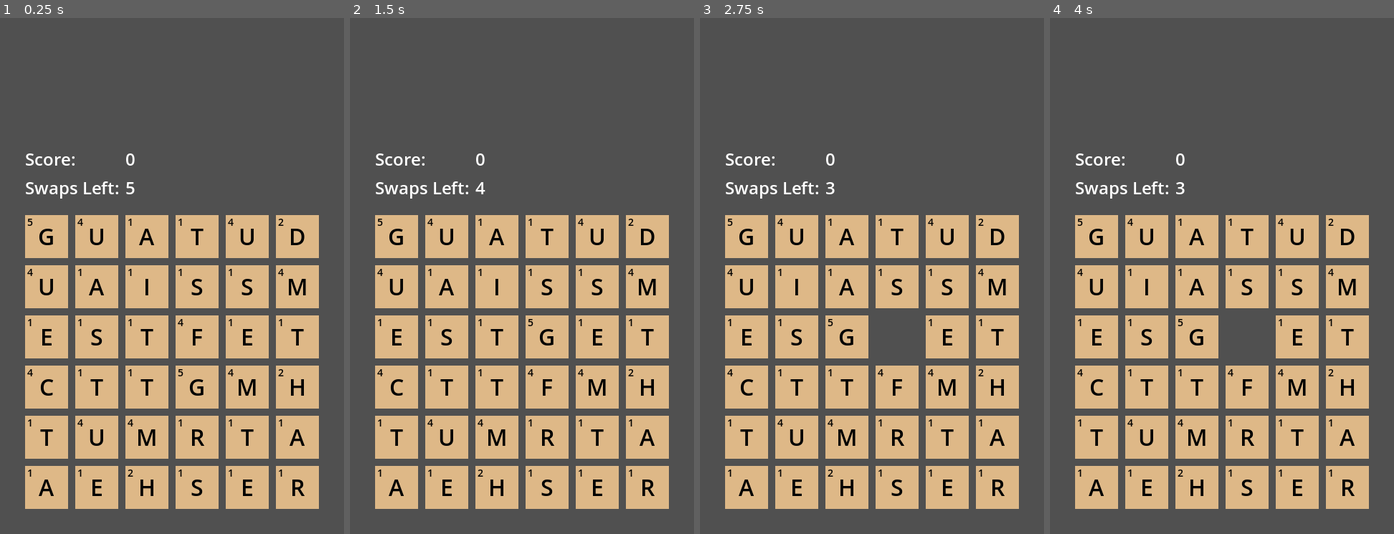
Above: before the commit, frames 1-4 (left to right).
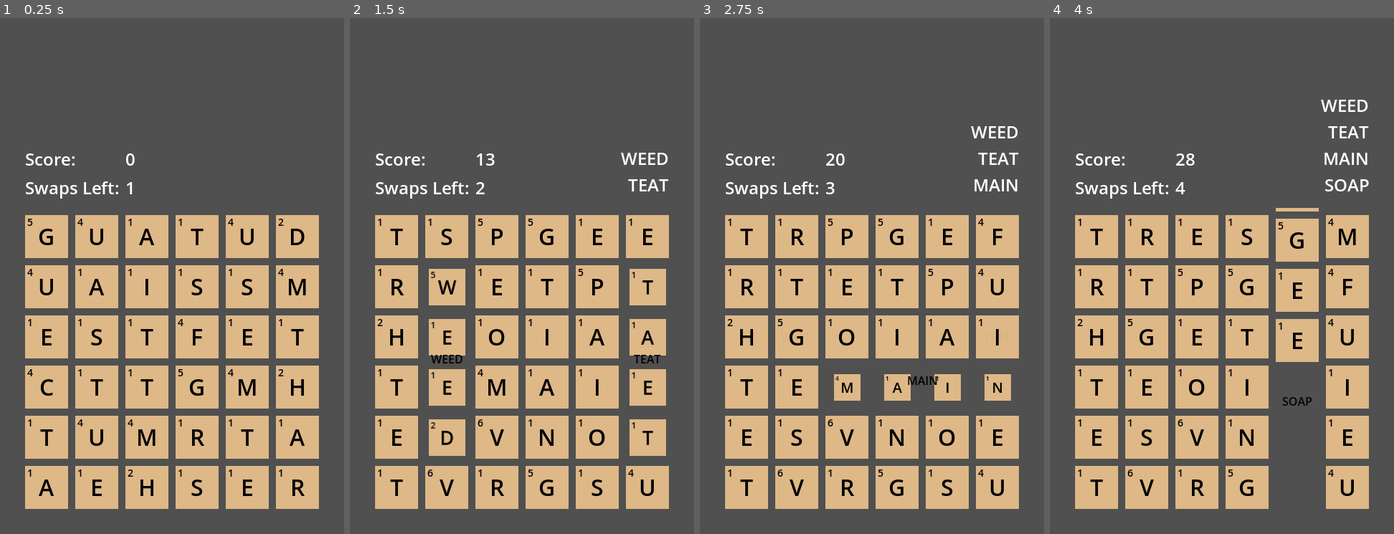
Above: after the commit, the same moments.

Repository: shymmetry/word_game
Game: Godot game, scene res://main.tscn
Same seed, same stepped clock (60 frames per second), same inputs: the game is played once before the commit and once after it.
Inputs (mouse positions are in pixels of both pictures, inside the frame that each line leads up to):
- Up to frame 1 (0.25 s): no input
- Up to frame 2 (1.5 s): tap Enter at 0.5 s; drag from (522, 363) to (556, 162) at 0.52 s; click (522, 322) at 1.25 s, where only the run after the commit has a clickable "RESTART"
- Up to frame 3 (2.75 s): drag from (803, 301) to (872, 363) at 2.02 s
- Up to frame 4 (4 s): move the mouse to (1256, 162) at 2.77 s; click (1256, 162) at 2.92 s; drag from (1204, 379) to (1118, 198) at 3.52 s

The runs differ from the first frame. In frame 1, less than 0.1% of the frame differs, in the area x 36-40%, y 31-35%; in frame 2, 6.1%; in frame 3, 7.0%; in frame 4, 8.3%, in the area x 7-93%, y 15-96%.

Commit message:
globals and restarting

Diff:
--- /dev/null
+++ b/RestartButton.gd
@@ -0,0 +1,8 @@
+extends Button
+
+# Called when the node enters the scene tree for the first time.
+func _ready():
+	pressed.connect(self._button_pressed)
+
+func _button_pressed():
+	Signals.emit_signal("StartGame")
--- a/ScoreArea.gd
+++ b/ScoreArea.gd
@@ -2,8 +2,6 @@
 
 const Letters = preload("res://const/letters.gd")
 
-var score = 0
-var swaps = 5
 var matched_words = []
 var swap_bonus = {
 	4: 1,
@@ -18,8 +16,8 @@
 
 # Called when the node enters the scene tree for the first time.
 func _ready():
-	$ScoreNumber.text = str(score)
-	$SwapsNumber.text = str(swaps)
+	$ScoreNumber.text = str(Globals.score)
+	$SwapsNumber.text = str(Globals.swaps)
 
 # Called every frame. 'delta' is the elapsed time since the previous frame.
 func _process(delta):
@@ -31,14 +29,14 @@
 	for char in word:
 		score_up += Letters.letter_scores.get(char)
 	score_up = score_up * word_length_score_multiplier.get(word.length())
-	score += score_up
-	$ScoreNumber.text = str(score)
+	Globals.score += score_up
+	$ScoreNumber.text = str(Globals.score)
 
 	# Update swap count
 	var bonus = swap_bonus.get(word.length())
 	assert(bonus)
-	swaps += bonus
-	$SwapsNumber.text = str(swaps)
+	Globals.swaps += bonus
+	$SwapsNumber.text = str(Globals.swaps)
 
 	# Update words display
 	var new_matched_words = [word]
@@ -50,8 +48,5 @@
 	$Words.text = display_words
 
 func count_swap():
-	swaps -= 1
-	$SwapsNumber.text = str(swaps)
-
-func can_swap():
-	return swaps > 0
+	Globals.swaps -= 1
+	$SwapsNumber.text = str(Globals.swaps)
--- a/Signals.gd
+++ b/Signals.gd
@@ -2,3 +2,5 @@
 
 signal ExplodeFinished
 signal DropFinished
+signal StartGame
+signal FindAndRemoveWords
--- a/TileGrid.gd
+++ b/TileGrid.gd
@@ -5,19 +5,11 @@
 const EnglishDict = preload("res://scripts/dict.gd")
 const Letters = preload("res://const/letters.gd")
 
-const rows = 6
-const cols = 6
-const tile_size = 60
-const padding = 10
-const min_word_length = 4
-
 var letter_picker_freq_total = 0
 var words = EnglishDict.new().words
-var tiles = []
 var exploding_points = {}
 var exploding_tiles_done = 0
 var dropping_tiles_done = 0
-var idle = false
 
 func _init():
 	# Populate letter probability selector
@@ -31,112 +23,27 @@
 	remove_all_words()
 	Signals.connect('ExplodeFinished', explode_finished)
 	Signals.connect('DropFinished', drop_finished)
+	Signals.connect('StartGame', reset)
+	Signals.connect('FindAndRemoveWords', remove_all_words)
 
 func init_tiles():
-	for col in range(0, cols):
+	Globals.tiles = []
+	for col in range(0, Globals.cols):
 		var tile_col = []
 
-		for row in range(0, rows):
+		for row in range(0, Globals.rows):
 			var tile = create_tile(col, row)
 			tile_col.append(tile)
 
-		tiles.append(tile_col)
-
-var lifted = null
-var lifted_point = null
-var lifted_position = null
-var swap_tile = null
-var swap_position = null
-var swap_direction = null
-
-func _input_event(viewport, event, shape_idx):
-	# Handle mouse for picking up a tile
-	if event is InputEventMouseButton:
-		var can_swap = idle and $"../../ScoreArea".can_swap()
-		if event.button_index == MOUSE_BUTTON_LEFT and event.pressed and can_swap:
-			lifted_point = get_local_mouse_position()
-			lifted = get_tile_at_point(lifted_point)
-			lifted_position = lifted.position
-
-func _unhandled_input(event):
-	# Handle mouse for putting down a tile
-	if event is InputEventMouseButton and not event.pressed:
-		if !swap_tile: return
-		var xdif = get_local_mouse_position().x - lifted_point.x
-		var ydif = get_local_mouse_position().y - lifted_point.y
-		var max_dif = max(abs(xdif), abs(ydif))
-		var min_dist = (tile_size + padding) / 2
-		if max_dif > min_dist:
-			var lifted_col = lifted.col
-			var lifted_row = lifted.row
-			tiles[lifted_col][lifted_row] = swap_tile
-			tiles[swap_tile.col][swap_tile.row] = lifted
-			lifted.col = swap_tile.col; lifted.row = swap_tile.row
-			swap_tile.col = lifted_col; swap_tile.row = lifted_row
-			lifted.position = swap_position
-			swap_tile.position = lifted_position
-			$"../../ScoreArea".count_swap()
-			remove_all_words()
-		else:
-			lifted.position = lifted_position
-			swap_tile.position = swap_position
-		lifted = null; lifted_point = null; lifted_position = null
-		swap_tile = null; swap_position = null; swap_direction = null
-
-	# Handle mouse movement for dragging tiles
-	if lifted and event is InputEventMouseMotion:
-		var xdif = get_local_mouse_position().x - lifted_point.x
-		var ydif = get_local_mouse_position().y - lifted_point.y
-		if abs(xdif) > abs(ydif):
-			if xdif > 0: #right
-				if lifted.col == cols - 1: return
-				if swap_direction != "right":
-					swap_direction = "right"
-					if swap_tile:
-						swap_tile.position = swap_position
-					swap_tile = tiles[lifted.col+1][lifted.row]
-					swap_position = swap_tile.position
-			else: #left
-				if lifted.col == 0: return
-				if swap_direction != "left":
-					swap_direction = "left"
-					if swap_tile:
-						swap_tile.position = swap_position
-					swap_tile = tiles[lifted.col-1][lifted.row]
-					swap_position = swap_tile.position
-			var move = min(abs(xdif), tile_size + padding) * sign(xdif)
-			lifted.position.x = lifted_position.x + move
-			lifted.position.y = lifted_position.y
-			swap_tile.position.x = swap_position.x - move
-		else:
-			if ydif > 0: #down
-				if lifted.row == rows - 1: return
-				if swap_direction != "down":
-					swap_direction = "down"
-					if swap_tile:
-						swap_tile.position = swap_position
-					swap_tile = tiles[lifted.col][lifted.row+1]
-					swap_position = swap_tile.position
-			else: #up
-				if lifted.row == 0: return
-				if swap_direction != "up":
-					swap_direction = "up"
-					if swap_tile:
-						swap_tile.position = swap_position
-					swap_tile = tiles[lifted.col][lifted.row-1]
-					swap_position = swap_tile.position
-			var move = min(abs(ydif), tile_size + padding) * sign(ydif)
-			lifted.position.x = lifted_position.x
-			lifted.position.y = lifted_position.y + move
-			swap_tile.position.y = swap_position.y - move
-
-# Called every frame. 'delta' is the elapsed time since the previous frame.
-func _process(delta):
-	pass
+		Globals.tiles.append(tile_col)
+
+func reset():
+	$"../../GameOverCL/GameOver".hide()
+	get_tree().reload_current_scene()
 
 func remove_all_words():
 	print("Checking for words")
-	idle = false
+	Globals.idle = false
 	var found_words = get_all_words()
 	exploding_points = {}
 	for word in found_words:
@@ -158,13 +65,16 @@
 	if exploding_points.size() > 0:
 		# Remove all the points that were matched
 		for point in exploding_points:
-			var tile = tiles[point.x][point.y]
+			var tile = Globals.tiles[point.x][point.y]
 			tile.explode()
 			exploding_tiles_done += 1
-			tiles[point.x][point.y] = null
+			Globals.tiles[point.x][point.y] = null
 	else:
 		# The effective end of the word checking loop.
-		idle = true
+		if Globals.swaps <= 0:
+			$"../../GameOverCL/GameOver/VBoxContainer/Score".text = "Score: %s" % Globals.score
+			$"../../GameOverCL/GameOver".show()
+		Globals.idle = true
 
 func center_of_points(points):
 	var point1 = points[0]
@@ -173,8 +83,8 @@
 	# 1 to center the point.
 	# Subtract half of size from the end to center
 	# Add half of padding to account for sides of tile grid
-	var x = (abs(point1.x+point2.x+1)/2.0)*(tile_size+padding)-40+padding/2
-	var y = (abs(point1.y+point2.y+1)/2.0)*(tile_size+padding)-20+padding/2
+	var x = (abs(point1.x+point2.x+1)/2.0)*(Globals.tile_size+Globals.padding)-40+Globals.padding/2
+	var y = (abs(point1.y+point2.y+1)/2.0)*(Globals.tile_size+Globals.padding)-20+Globals.padding/2
 	return Vector2(x, y)
 
 func explode_finished():
@@ -182,7 +92,7 @@
 	if exploding_tiles_done == 0:
 		# Remove exploded tiles
 		for removed_point in exploding_points:
-			tiles[removed_point.x][removed_point.y] == null
+			Globals.tiles[removed_point.x][removed_point.y] == null
 
 		# Add tiles to top
 		var new_tiles = populate_tiles(exploding_points)
@@ -192,12 +102,12 @@
 func populate_tiles(removed_points: Dictionary):
 	# Adds new tiles for each given removed point. The created tiles are placed
 	# in new negative y rows.
-	var col_totals = []; col_totals.resize(cols); col_totals.fill(0)
+	var col_totals = []; col_totals.resize(Globals.cols); col_totals.fill(0)
 	for removed_point in removed_points:
 		col_totals[removed_point.x] += 1
 
 	var new_tiles = []
-	for col in cols:
+	for col in Globals.cols:
 		var new_tiles_col = []
 		for row in range(0, col_totals[col]):
 			var tile = create_tile(col, row, true)
@@ -210,8 +120,8 @@
 func drop_tiles(removed_points: Dictionary, new_tiles: Array):
 	# 2D array of the number of spaces each tile needs to drop
 	var drops = []
-	for i in range(0, cols):
-		var col = []; col.resize(rows); col.fill(0)
+	for i in range(0, Globals.cols):
+		var col = []; col.resize(Globals.rows); col.fill(0)
 		drops.append(col)
 
 	# Calculate the number of spaces each tile must fall.
@@ -222,26 +132,26 @@
 
 	# Drop the tiles
 	dropping_tiles_done = 0
-	for col in range(0, cols):
-		for row in range(rows-1, -1, -1):
+	for col in range(0, Globals.cols):
+		for row in range(Globals.rows-1, -1, -1):
 			var drop = drops[col][row]
-			var tile = tiles[col][row]
+			var tile = Globals.tiles[col][row]
 
 			if tile and drop > 0:
-				tile.drop(drop*(tile_size+padding))
+				tile.drop(drop*(Globals.tile_size+Globals.padding))
 				dropping_tiles_done += 1
 				tile.row = row+drop
-				tiles[col][row] = null
-			tiles[col][row+drop] = tile
+				Globals.tiles[col][row] = null
+			Globals.tiles[col][row+drop] = tile
 
 		var new_tiles_col = new_tiles[col]
 		for i in range(0, new_tiles_col.size()):
 			var new_tile = new_tiles_col[i]
-			new_tile.drop(new_tiles_col.size()*(tile_size+padding))
+			new_tile.drop(new_tiles_col.size()*(Globals.tile_size+Globals.padding))
 			dropping_tiles_done += 1
 
 			var row = new_tiles_col.size()-1-i
-			tiles[col][new_tiles_col.size()-1-i] = new_tile
+			Globals.tiles[col][new_tiles_col.size()-1-i] = new_tile
 
 			new_tile.row = row
 
@@ -254,8 +164,8 @@
 func get_all_words():
 	# Gets all the words on the board starting from any letter
 	var found = []
-	for col in range(0, cols):
-		for row in range(0, rows):
+	for col in range(0, Globals.cols):
+		for row in range(0, Globals.rows):
 			for dif in [[1,0],[-1,0],[0,1],[0,-1]]:
 				var word = get_word(row, col, dif[0], dif[1])
 				if word: found.append(word)
@@ -271,11 +181,11 @@
 	match xdif:
 		-1: xrange = range(x, -1, -1)
 		0: xrange = [x]
-		1: xrange = range(x, cols)
+		1: xrange = range(x, Globals.cols)
 	match ydif:
 		-1: yrange = range(y, -1, -1)
 		0: yrange = [y]
-		1: yrange = range(y, rows)
+		1: yrange = range(y, Globals.rows)
 	for col in xrange:
 		for row in yrange:
 			str += get_letter(col, row)
@@ -288,11 +198,11 @@
 	return {"str": longest_str, "points": points}
 
 func get_letter(x: int, y: int):
-	return tiles[x][y].get_node("Letter").text
+	return Globals.tiles[x][y].get_node("Letter").text
 
 func get_longest_word(str: String):
-	if str.length() < min_word_length: return null
-	for len in range(str.length(), min_word_length-1, -1):
+	if str.length() < Globals.min_word_length: return null
+	for len in range(str.length(), Globals.min_word_length-1, -1):
 		var word = str.substr(0, len)
 		if is_word(word):
 			return word
@@ -316,10 +226,10 @@
 func create_tile(col: int, row: int, new: bool = false):
 	var tile = tile_scene.instantiate()
 
-	var x = padding*(col + 1) + col*tile_size
+	var x = Globals.padding*(col + 1) + col*Globals.tile_size
 	var y = 0
-	if new: y = -1 * (padding*(row) + (row + 1)*tile_size)
-	else: y = padding*(row + 1) + row*tile_size
+	if new: y = -1 * (Globals.padding*(row) + (row + 1)*Globals.tile_size)
+	else: y = Globals.padding*(row + 1) + row*Globals.tile_size
 
 	tile.position = Vector2(x, y)
 	var char = rand_char()
@@ -331,17 +241,11 @@
 	add_child(tile)
 	return tile
 
-func get_tile_at_point(position):
-	var col = floor((position.x-padding/2) / (tile_size+padding))
-	var row = floor((position.y-padding/2) / (tile_size+padding))
-	assert(col < cols and row < rows)
-	return tiles[col][row]
-
 func print_tiles():
 	var tile_letters = []
-	for col in range(0, cols):
+	for col in range(0, Globals.cols):
 		var tile_letters_col = []
-		for row in range(0, rows):
+		for row in range(0, Globals.rows):
 			tile_letters_col.append(get_letter(col, row))
 		tile_letters.append(tile_letters_col)
 	print(tile_letters)
--- /dev/null
+++ b/TileGridContainer.gd
@@ -0,0 +1,100 @@
+extends ReferenceRect
+
+var lifted = null
+var lifted_point = null
+var lifted_position = null
+var swap_tile = null
+var swap_position = null
+var swap_direction = null
+
+# Handles all mouse input for the TileGrid
+
+func _unhandled_input(event):
+	# Handle mouse for putting down a tile
+	if event is InputEventMouseButton \
+			and event.button_index == MOUSE_BUTTON_LEFT \
+			and not event.pressed:
+		if !swap_tile: return
+		var xdif = get_local_mouse_position().x - lifted_point.x
+		var ydif = get_local_mouse_position().y - lifted_point.y
+		var max_dif = max(abs(xdif), abs(ydif))
+		var min_dist = (Globals.tile_size + Globals.padding) / 2
+		if max_dif > min_dist:
+			var lifted_col = lifted.col
+			var lifted_row = lifted.row
+			Globals.tiles[lifted_col][lifted_row] = swap_tile
+			Globals.tiles[swap_tile.col][swap_tile.row] = lifted
+			lifted.col = swap_tile.col; lifted.row = swap_tile.row
+			swap_tile.col = lifted_col; swap_tile.row = lifted_row
+			lifted.position = swap_position
+			swap_tile.position = lifted_position
+			$"../ScoreArea".count_swap()
+			Signals.emit_signal("FindAndRemoveWords")
+		else:
+			lifted.position = lifted_position
+			swap_tile.position = swap_position
+		lifted = null; lifted_point = null; lifted_position = null
+		swap_tile = null; swap_position = null; swap_direction = null
+
+	# Handle mouse for picking up a tile
+	if event is InputEventMouseButton \
+			and event.button_index == MOUSE_BUTTON_LEFT \
+			and event.pressed:
+		var can_swap = Globals.idle and Globals.swaps > 0
+		if event.button_index == MOUSE_BUTTON_LEFT and event.pressed and can_swap:
+			lifted_point = get_local_mouse_position()
+			lifted = get_tile_at_point(lifted_point)
+			lifted_position = lifted.position
+
+	# Handle mouse movement for dragging tiles
+	if lifted and event is InputEventMouseMotion:
+		var xdif = get_local_mouse_position().x - lifted_point.x
+		var ydif = get_local_mouse_position().y - lifted_point.y
+		if abs(xdif) > abs(ydif):
+			if xdif > 0: #right
+				if lifted.col == Globals.cols - 1: return
+				if swap_direction != "right":
+					swap_direction = "right"
+					if swap_tile:
+						swap_tile.position = swap_position
+					swap_tile = Globals.tiles[lifted.col+1][lifted.row]
+					swap_position = swap_tile.position
+			else: #left
+				if lifted.col == 0: return
+				if swap_direction != "left":
+					swap_direction = "left"
+					if swap_tile:
+						swap_tile.position = swap_position
+					swap_tile = Globals.tiles[lifted.col-1][lifted.row]
+					swap_position = swap_tile.position
+			var move = min(abs(xdif), Globals.tile_size + Globals.padding) * sign(xdif)
+			lifted.position.x = lifted_position.x + move
+			lifted.position.y = lifted_position.y
+			swap_tile.position.x = swap_position.x - move
+		else:
+			if ydif > 0: #down
+				if lifted.row == Globals.rows - 1: return
+				if swap_direction != "down":
+					swap_direction = "down"
+					if swap_tile:
+						swap_tile.position = swap_position
+					swap_tile = Globals.tiles[lifted.col][lifted.row+1]
+					swap_position = swap_tile.position
+			else: #up
+				if lifted.row == 0: return
+				if swap_direction != "up":
+					swap_direction = "up"
+					if swap_tile:
+						swap_tile.position = swap_position
+					swap_tile = Globals.tiles[lifted.col][lifted.row-1]
+					swap_position = swap_tile.position
+			var move = min(abs(ydif), Globals.tile_size + Globals.padding) * sign(ydif)
+			lifted.position.x = lifted_position.x
+			lifted.position.y = lifted_position.y + move
+			swap_tile.position.y = swap_position.y - move
+
+func get_tile_at_point(position):
+	var col = floor((position.x-Globals.padding/2) / (Globals.tile_size+Globals.padding))
+	var row = floor((position.y-Globals.padding/2) / (Globals.tile_size+Globals.padding))
+	assert(col < Globals.cols and row < Globals.rows)
+	return Globals.tiles[col][row]
--- /dev/null
+++ b/globals.gd
@@ -0,0 +1,13 @@
+extends Node
+
+const rows = 6
+const cols = 6
+const tile_size = 60
+const padding = 10
+const min_word_length = 4
+
+var idle = false
+
+var tiles = []
+var score = 0
+var swaps = 1
--- a/main.tscn
+++ b/main.tscn
@@ -1,8 +1,10 @@
-[gd_scene load_steps=8 format=3 uid="uid://baa8d6aagspdl"]
+[gd_scene load_steps=12 format=3 uid="uid://baa8d6aagspdl"]
 
 [ext_resource type="Script" path="res://Main.gd" id="1_jlh2b"]
+[ext_resource type="Script" path="res://TileGridContainer.gd" id="2_4y57n"]
 [ext_resource type="Script" path="res://TileGrid.gd" id="2_6t4qq"]
 [ext_resource type="Script" path="res://ScoreArea.gd" id="3_334nt"]
+[ext_resource type="Script" path="res://RestartButton.gd" id="4_d4s1m"]
 
 [sub_resource type="RectangleShape2D" id="RectangleShape2D_cgcgr"]
 size = Vector2(430, 430)
@@ -16,24 +18,23 @@
 [sub_resource type="LabelSettings" id="LabelSettings_j1hmb"]
 font_size = 24
 
+[sub_resource type="LabelSettings" id="LabelSettings_2lkm2"]
+font_size = 48
+
+[sub_resource type="StyleBoxFlat" id="StyleBoxFlat_wiqil"]
+bg_color = Color(0.6, 0.6, 0.6, 0)
+border_width_left = 2
+border_width_top = 2
+border_width_right = 2
+border_width_bottom = 2
+border_blend = true
+corner_radius_top_left = 5
+corner_radius_top_right = 5
+corner_radius_bottom_right = 5
+corner_radius_bottom_left = 5
+
 [node name="Main" type="Node2D"]
 script = ExtResource("1_jlh2b")
-
-[node name="TileGridContainer" type="ReferenceRect" parent="."]
-clip_contents = true
-offset_left = 25.0
-offset_top = 265.0
-offset_right = 455.0
-offset_bottom = 695.0
-mouse_filter = 2
-
-[node name="TileGrid" type="Area2D" parent="TileGridContainer"]
-z_index = 2
-script = ExtResource("2_6t4qq")
-
-[node name="CollisionShape2D" type="CollisionShape2D" parent="TileGridContainer/TileGrid"]
-position = Vector2(215, 215)
-shape = SubResource("RectangleShape2D_cgcgr")
 
 [node name="ColorRect" type="ColorRect" parent="."]
 offset_right = 480.0
@@ -41,10 +42,28 @@
 mouse_filter = 2
 color = Color(0.313726, 0.313726, 0.313726, 1)
 
-[node name="ScoreArea" type="Node2D" parent="."]
+[node name="TileGridContainer" type="ReferenceRect" parent="ColorRect"]
+clip_contents = true
+layout_mode = 0
+offset_left = 25.0
+offset_top = 265.0
+offset_right = 455.0
+offset_bottom = 695.0
+mouse_filter = 2
+script = ExtResource("2_4y57n")
+
+[node name="TileGrid" type="Area2D" parent="ColorRect/TileGridContainer"]
+z_index = 2
+script = ExtResource("2_6t4qq")
+
+[node name="CollisionShape2D" type="CollisionShape2D" parent="ColorRect/TileGridContainer/TileGrid"]
+position = Vector2(215, 215)
+shape = SubResource("RectangleShape2D_cgcgr")
+
+[node name="ScoreArea" type="Node2D" parent="ColorRect"]
 script = ExtResource("3_334nt")
 
-[node name="Score" type="Label" parent="ScoreArea"]
+[node name="Score" type="Label" parent="ColorRect/ScoreArea"]
 offset_left = 35.0
 offset_top = 180.0
 offset_right = 106.0
@@ -52,7 +71,7 @@
 text = "Score:"
 label_settings = SubResource("LabelSettings_fqtkm")
 
-[node name="ScoreNumber" type="Label" parent="ScoreArea"]
+[node name="ScoreNumber" type="Label" parent="ColorRect/ScoreArea"]
 offset_left = 175.0
 offset_top = 180.0
 offset_right = 215.0
@@ -60,7 +79,7 @@
 text = "0"
 label_settings = SubResource("LabelSettings_l4v2q")
 
-[node name="Swaps" type="Label" parent="ScoreArea"]
+[node name="Swaps" type="Label" parent="ColorRect/ScoreArea"]
 offset_left = 35.0
 offset_top = 220.0
 offset_right = 167.0
@@ -68,7 +87,7 @@
 text = "Swaps Left:"
 label_settings = SubResource("LabelSettings_fqtkm")
 
-[node name="SwapsNumber" type="Label" parent="ScoreArea"]
+[node name="SwapsNumber" type="Label" parent="ColorRect/ScoreArea"]
 offset_left = 175.0
 offset_top = 220.0
 offset_right = 215.0
@@ -76,7 +95,7 @@
 text = "0"
 label_settings = SubResource("LabelSettings_l4v2q")
 
-[node name="Words" type="Label" parent="ScoreArea"]
+[node name="Words" type="Label" parent="ColorRect/ScoreArea"]
 offset_left = 240.0
 offset_top = 35.0
 offset_right = 445.0
@@ -84,3 +103,63 @@
 label_settings = SubResource("LabelSettings_j1hmb")
 horizontal_alignment = 2
 vertical_alignment = 2
+
+[node name="GameOverCL" type="CanvasLayer" parent="ColorRect"]
+layer = 100
+
+[node name="GameOver" type="ColorRect" parent="ColorRect/GameOverCL"]
+visible = false
+anchors_preset = 15
+anchor_right = 1.0
+anchor_bottom = 1.0
+grow_horizontal = 2
+grow_vertical = 2
+color = Color(0, 0, 0, 0.862745)
+
+[node name="VBoxContainer" type="VBoxContainer" parent="ColorRect/GameOverCL/GameOver"]
+layout_mode = 1
+anchors_preset = 8
+anchor_left = 0.5
+anchor_top = 0.5
+anchor_right = 0.5
+anchor_bottom = 0.5
+offset_left = -138.0
+offset_top = -68.0
+offset_right = 138.0
+offset_bottom = 68.0
+grow_horizontal = 2
+grow_vertical = 2
+alignment = 1
+
+[node name="GOLabel" type="Label" parent="ColorRect/GameOverCL/GameOver/VBoxContainer"]
+layout_mode = 2
+text = "GAME OVER"
+label_settings = SubResource("LabelSettings_2lkm2")
+horizontal_alignment = 1
+vertical_alignment = 1
+
+[node name="Score" type="Label" parent="ColorRect/GameOverCL/GameOver/VBoxContainer"]
+layout_mode = 2
+text = "Score: 0"
+horizontal_alignment = 1
+vertical_alignment = 1
+
+[node name="Node2D" type="Control" parent="ColorRect/GameOverCL/GameOver/VBoxContainer"]
+layout_mode = 2
+
+[node name="RestartButton" type="Button" parent="ColorRect/GameOverCL/GameOver/VBoxContainer/Node2D"]
+layout_mode = 1
+anchors_preset = 8
+anchor_left = 0.5
+anchor_top = 0.5
+anchor_right = 0.5
+anchor_bottom = 0.5
+offset_left = -60.0
+offset_right = 60.0
+offset_bottom = 38.0
+grow_horizontal = 2
+grow_vertical = 2
+theme_override_font_sizes/font_size = 24
+theme_override_styles/normal = SubResource("StyleBoxFlat_wiqil")
+text = "RESTART"
+script = ExtResource("4_d4s1m")
--- a/project.godot
+++ b/project.godot
@@ -18,6 +18,7 @@
 [autoload]
 
 Signals="*res://Signals.gd"
+Globals="*res://globals.gd"
 
 [display]
 
